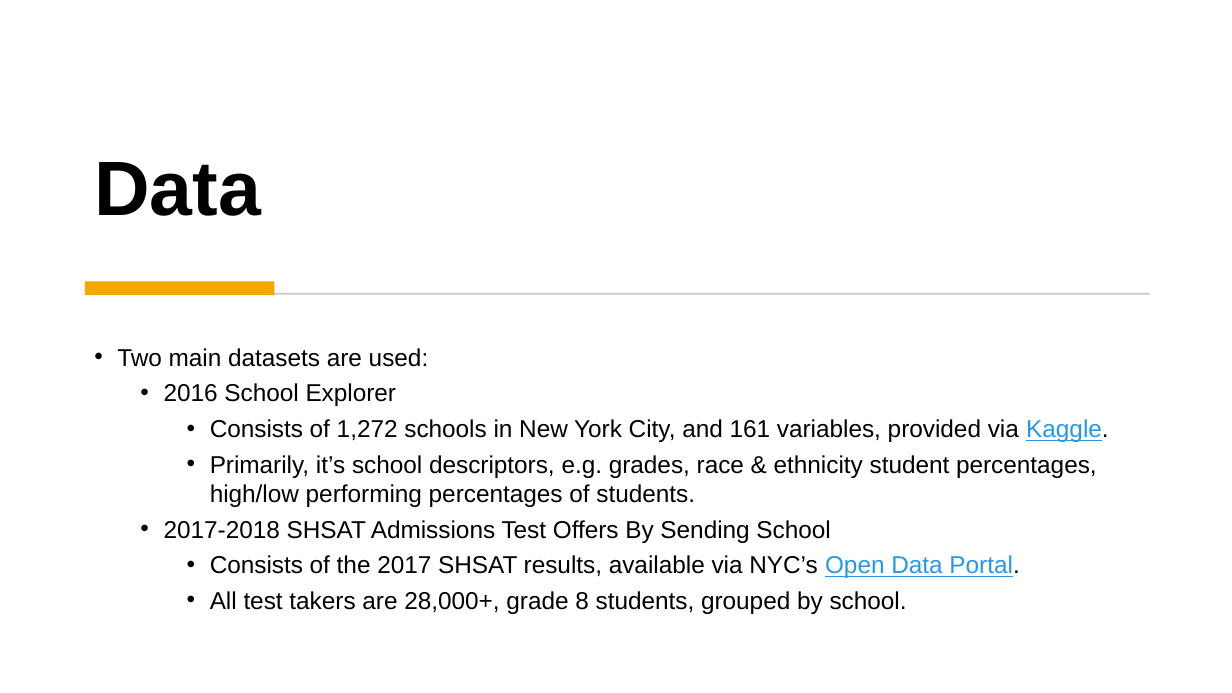
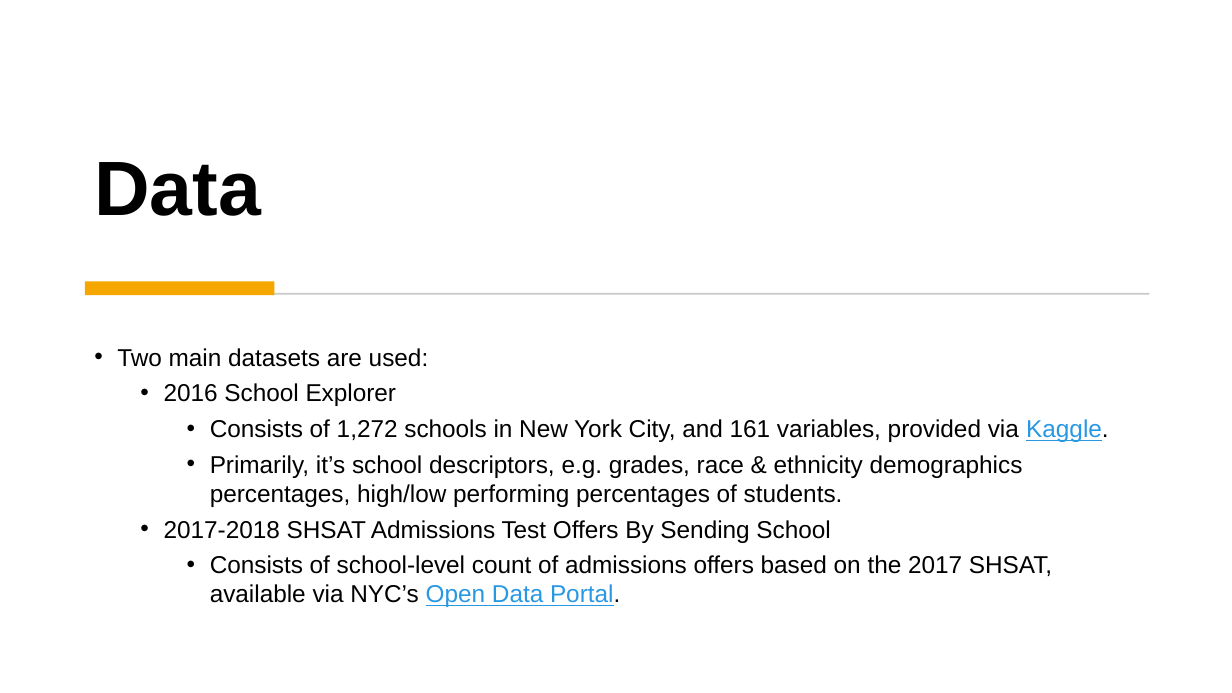
Before and after one commit to dj-m/CapstoneTwo, a slide deck: slide 4 of reports/submission/Capstone_Final_Presentation.pptx. Drawn at 1232x693 pixels with LibreOffice and Linux fonts; fonts in the diff are those of the drawing. Boxes give left, top, right and bottom in pixels: in the first picture for what was removed or moved away, otherwise in the second. Text is boxed around its words. In the diff, an @@ line names an element or a change of style, - is before the commit and + after.

```diff
--- a/reports/submission/Capstone_Final_Presentation.pptx
+++ b/reports/submission/Capstone_Final_Presentation.pptx
@@ text at (210, 455, 1023, 507): text changed @@
-    • Primarily, it’s school descriptors, e.g. grades, race & ethnicity student percentages, high/low performing percentages of students.
+    • Primarily, it’s school descriptors, e.g. grades, race & ethnicity demographics percentages, high/low performing percentages of students.
@@ text at (210, 555, 1052, 607): text changed @@
-    • Consists of the 2017 SHSAT results, available via NYC’s Open Data Portal.
-    • All test takers are 28,000+, grade 8 students, grouped by school.
+    • Consists of school-level count of admissions offers based on the 2017 SHSAT, available via NYC’s Open Data Portal.
```
Also in this commit, not shown: 5 other slides changed, 1 slide removed.
